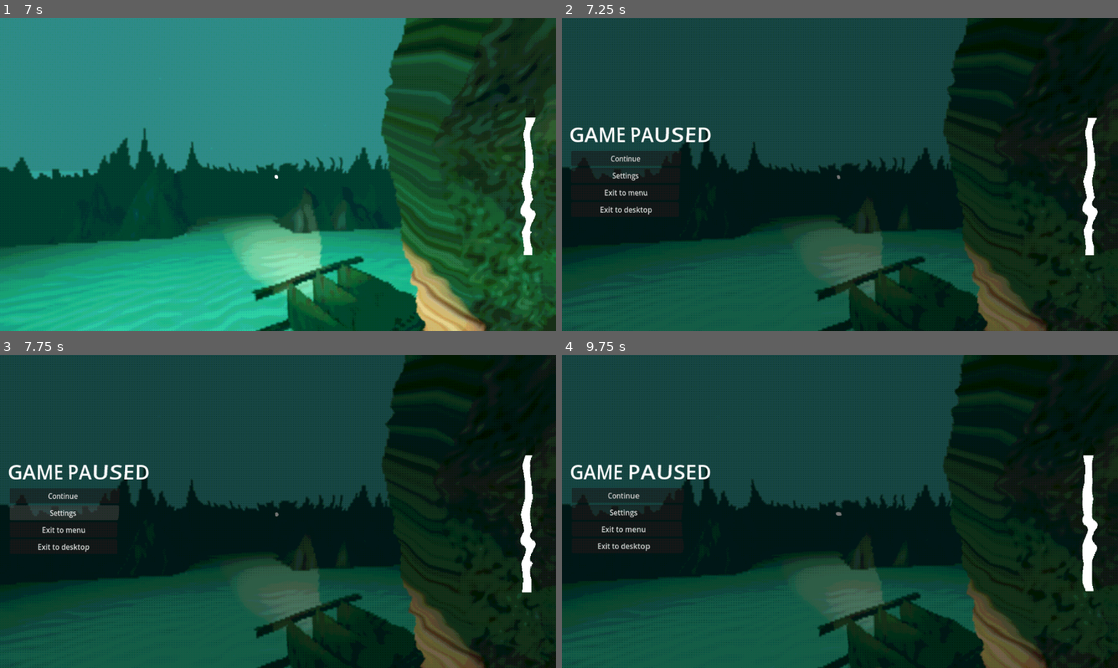
Above: before the commit, frames 1-4 (two rows, left to right).
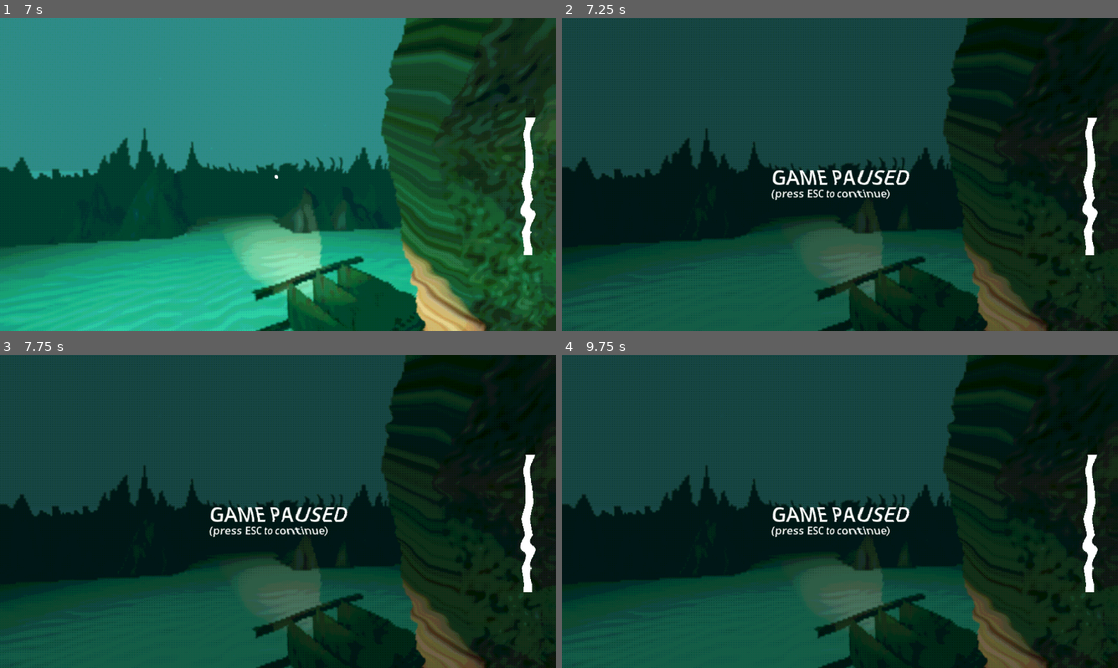
Above: after the commit, the same moments.

Repository: useronym/BubbleGameJam
Game: Godot game, scene res://scenes/mainMenu.tscn
The game is run twice, just before and just after one commit, with the same random seed, the same clock (stepped at 60 frames per second) and the same inputs.
Inputs (mouse positions are in pixels of both pictures, inside the frame that each line leads up to):
- Up to frame 1 (7 s): click "Settings" at 0.5 s; click "Apply" at 1.25 s; click "X" at 2 s; click "Play" at 2.75 s; tap Enter at 3.5 s; move the mouse to (305, 174) at 3.52 s; hold W (up) from 3.53 s (still down); tap E (interact) every 0.75 s from 3.6 to 6.6 s; move the mouse to (250, 174) at 4.27 s; move the mouse to (289, 168) at 5.02 s; move the mouse to (272, 180) at 5.77 s; move the mouse to (316, 177) at 6.52 s
- Up to frame 2 (7.25 s): keep holding W (up); tap Escape (ui_cancel) at 7.15 s
- Up to frame 3 (7.75 s): release W (up) at 7.25 s; click (61, 508) at 7.25 s, where only the run before the commit has a clickable "Settings"
- Up to frame 4 (9.75 s): click (623, 492) at 8 s, where only the run before the commit has a clickable "Continue"; click (623, 492) at 8.75 s, where only the run before the commit has a clickable "Continue"; move the mouse to (673, 464) at 9.52 s; hold A (left) from 9.53 s (still down); tap E (interact) at 9.6 s; click (673, 464) at 9.67 s

Frame 1 is identical in both runs. In frame 2, 2.3% of the frame differs, in the area x 1-97%, y 31-97%; in frame 3, 3.2%; in frame 4, 3.4%, in the area x 1-97%, y 0-100%.

Commit message:
Fix pause menu

Diff:
--- a/scenes/PlayerGUI.tscn
+++ b/scenes/PlayerGUI.tscn
@@ -43,15 +43,22 @@
 process_mode = 3
 visible = false
 layout_mode = 3
-anchors_preset = 0
-offset_right = 1153.0
-offset_bottom = 649.0
+anchors_preset = 15
+anchor_right = 1.0
+anchor_bottom = 1.0
+grow_horizontal = 2
+grow_vertical = 2
+size_flags_horizontal = 3
+size_flags_vertical = 3
 script = ExtResource("3_81wm1")
 
 [node name="ColorRect" type="ColorRect" parent="PauseNode"]
-layout_mode = 0
-offset_right = 1161.0
-offset_bottom = 655.0
+layout_mode = 1
+anchors_preset = 15
+anchor_right = 1.0
+anchor_bottom = 1.0
+grow_horizontal = 2
+grow_vertical = 2
 color = Color(0, 0, 0, 0.52549)
 
 [node name="Settings" parent="PauseNode" instance=ExtResource("4_48uxn")]
@@ -68,48 +75,57 @@
 grow_horizontal = 1
 grow_vertical = 1
 
-[node name="Main" type="Control" parent="PauseNode"]
-anchors_preset = 0
-offset_right = 40.0
-offset_bottom = 40.0
-
-[node name="Label" type="Label" parent="PauseNode/Main"]
-layout_mode = 1
-anchors_preset = 4
-anchor_top = 0.5
-anchor_bottom = 0.5
-offset_left = 11.0
-offset_top = 187.0
-offset_right = 305.0
-offset_bottom = 245.0
+[node name="Label" type="Label" parent="PauseNode"]
+layout_mode = 1
+anchors_preset = 8
+anchor_left = 0.5
+anchor_top = 0.5
+anchor_right = 0.5
+anchor_bottom = 0.5
+offset_left = -147.0
+offset_top = -29.0
+offset_right = 147.0
+offset_bottom = 29.0
+grow_horizontal = 2
 grow_vertical = 2
 theme_override_font_sizes/font_size = 42
 text = "GAME PAUSED"
 
-[node name="VBoxContainer" type="VBoxContainer" parent="PauseNode/Main"]
-layout_mode = 1
-anchors_preset = 4
-anchor_top = 0.5
-anchor_bottom = 0.5
-offset_left = 15.0
-offset_top = 250.0
-offset_right = 248.0
-offset_bottom = 386.0
-grow_vertical = 2
-
-[node name="Button" type="Button" parent="PauseNode/Main/VBoxContainer"]
+[node name="Label2" type="Label" parent="PauseNode"]
+layout_mode = 1
+anchors_preset = 8
+anchor_left = 0.5
+anchor_top = 0.5
+anchor_right = 0.5
+anchor_bottom = 0.5
+offset_left = -144.0
+offset_top = 18.0
+offset_right = 319.0
+offset_bottom = 76.0
+grow_horizontal = 2
+grow_vertical = 2
+theme_override_font_sizes/font_size = 22
+text = "(press ESC to continue)"
+
+[node name="VBoxContainer" type="VBoxContainer" parent="PauseNode"]
+visible = false
+layout_mode = 1
+offset_right = 124.0
+offset_bottom = 136.0
+
+[node name="Button" type="Button" parent="PauseNode/VBoxContainer"]
 layout_mode = 2
 text = "Continue"
 
-[node name="Button2" type="Button" parent="PauseNode/Main/VBoxContainer"]
+[node name="Button2" type="Button" parent="PauseNode/VBoxContainer"]
 layout_mode = 2
 text = "Settings"
 
-[node name="Button3" type="Button" parent="PauseNode/Main/VBoxContainer"]
+[node name="Button3" type="Button" parent="PauseNode/VBoxContainer"]
 layout_mode = 2
 text = "Exit to menu"
 
-[node name="Button4" type="Button" parent="PauseNode/Main/VBoxContainer"]
+[node name="Button4" type="Button" parent="PauseNode/VBoxContainer"]
 layout_mode = 2
 text = "Exit to desktop"
 
@@ -180,7 +196,7 @@
 vertical_alignment = 1
 
 [connection signal="Closing" from="PauseNode/Settings" to="PauseNode" method="_on_close_button"]
-[connection signal="pressed" from="PauseNode/Main/VBoxContainer/Button" to="PauseNode" method="_unpause"]
-[connection signal="pressed" from="PauseNode/Main/VBoxContainer/Button2" to="PauseNode" method="_settings"]
-[connection signal="pressed" from="PauseNode/Main/VBoxContainer/Button3" to="PauseNode" method="_quit"]
-[connection signal="pressed" from="PauseNode/Main/VBoxContainer/Button4" to="PauseNode" method="_actually_quit"]
+[connection signal="pressed" from="PauseNode/VBoxContainer/Button" to="PauseNode" method="_unpause"]
+[connection signal="pressed" from="PauseNode/VBoxContainer/Button2" to="PauseNode" method="_settings"]
+[connection signal="pressed" from="PauseNode/VBoxContainer/Button3" to="PauseNode" method="_quit"]
+[connection signal="pressed" from="PauseNode/VBoxContainer/Button4" to="PauseNode" method="_actually_quit"]
--- a/scenes/pause_node.gd
+++ b/scenes/pause_node.gd
@@ -12,17 +12,17 @@
 		match Input.mouse_mode:
 			Input.MOUSE_MODE_CAPTURED:
 				Input.mouse_mode = Input.MOUSE_MODE_VISIBLE
-				get_tree().paused = true
+				Engine.time_scale = 0
 				self.show()
 			Input.MOUSE_MODE_VISIBLE:
 				Input.mouse_mode = Input.MOUSE_MODE_CAPTURED
-				get_tree().paused = false
+				Engine.time_scale = 1
 				self.hide()
 
 
 func _unpause() -> void:
 	Input.mouse_mode = Input.MOUSE_MODE_CAPTURED
-	get_tree().paused = false
+	Engine.time_scale = 1
 	self.hide()
 
 func _settings() -> void:
@@ -30,7 +30,7 @@
 	settingsPanel.show()
 
 func _quit() -> void:
-	get_tree().paused = false
+	Engine.time_scale = 1
 	get_tree().change_scene_to_file("res://scenes/mainMenu.tscn")
 
 func _actually_quit() -> void:
